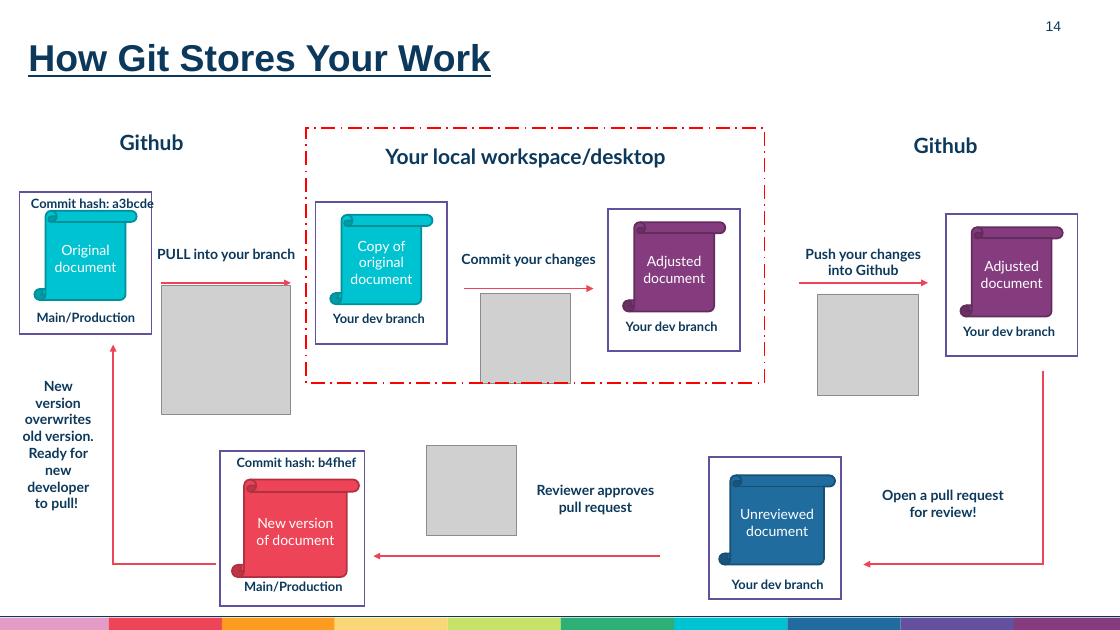
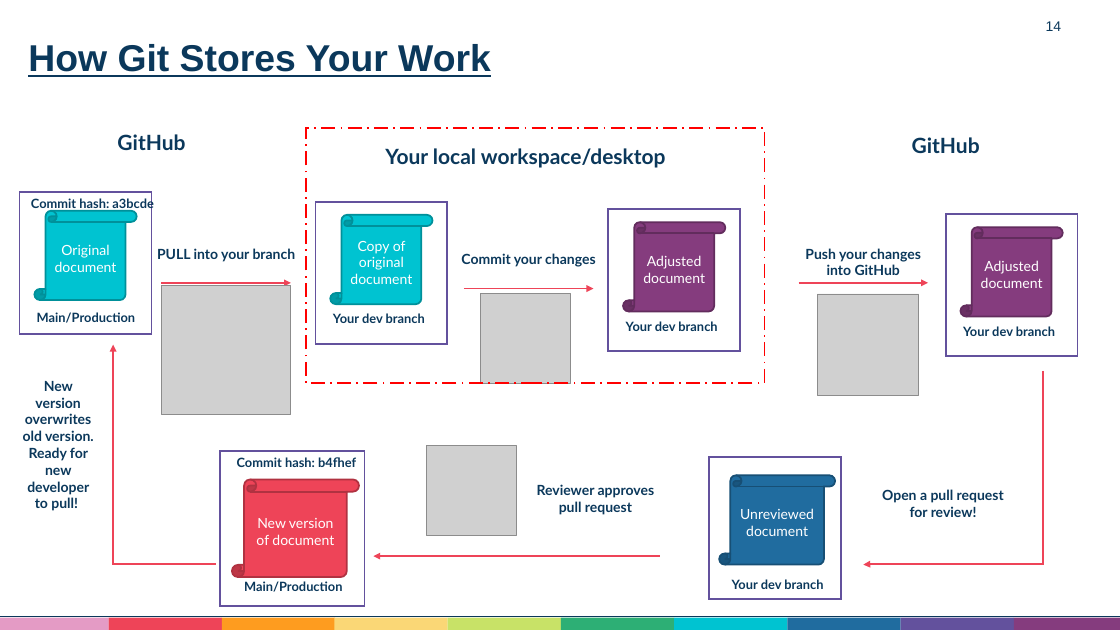
Before and after one commit to Aneurin-Bevan-University-Health-Board/biu_GitHub_Training, a slide deck: slide 14 of Training/Github Training.pptx. Drawn at 1120x630 pixels with LibreOffice and Linux fonts; fonts in the diff are those of the drawing; grey boxes stand for pictures. Boxes give left, top, right and bottom in pixels: in the first picture for what was removed or moved away, otherwise in the second. Text is boxed around its words. In the diff, an @@ line names an element or a change of style, - is before the commit and + after.

```diff
--- a/Training/Github Training.pptx
+++ b/Training/Github Training.pptx
@@ text at box(117, 134, 185, 150): text changed @@
-Github
+GitHub
@@ text at box(912, 137, 980, 153): text changed @@
-Github
+GitHub
@@ text at box(805, 248, 920, 275): text changed @@
-Push your changes into Github
+Push your changes into GitHub
```
Also in this commit, not shown: 16 other slides changed, 1 slide added, 1 other file.
